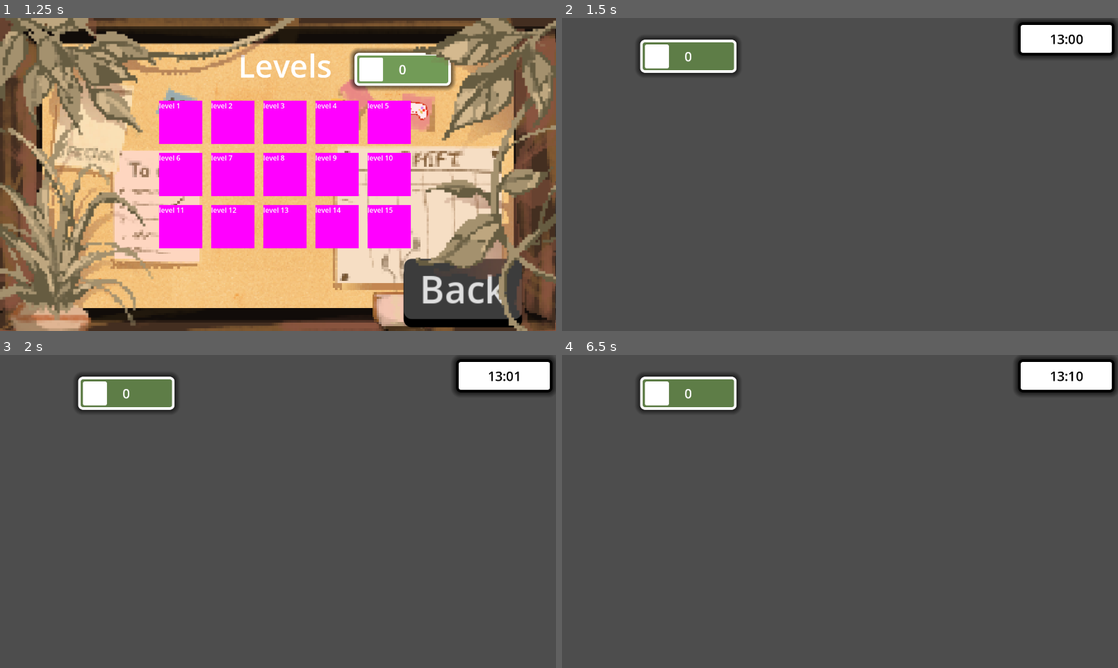
Above: before the commit, frames 1-4 (two rows, left to right).
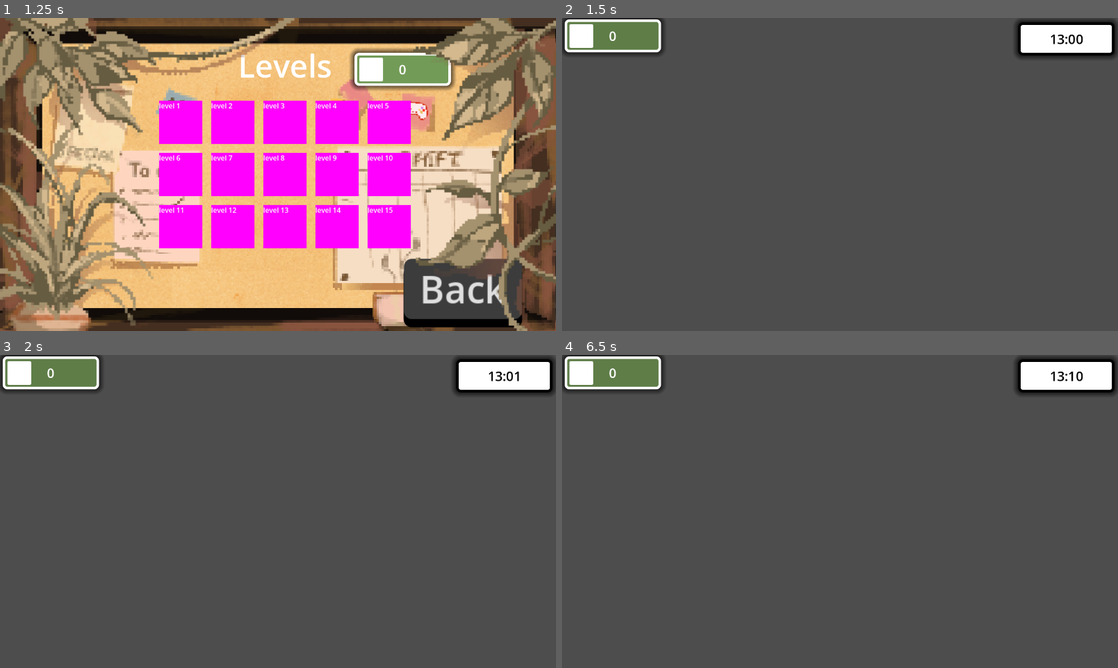
Above: after the commit, the same moments.

Repository: Project-Pixel-UoS/Brew-n-Buzz
Game: Godot game, scene res://scenes/main_menu.tscn
Same seed, same stepped clock (60 frames per second), same inputs: the game is played once before the commit and once after it.
Inputs (mouse positions are in pixels of both pictures, inside the frame that each line leads up to):
- Up to frame 1 (1.25 s): click (278, 227) at 0.5 s
- Up to frame 2 (1.5 s): click "level 1" at 1.25 s
- Up to frame 3 (2 s): no input
- Up to frame 4 (6.5 s): tap Enter at 2.75, 5.75 s; tap Space at 4.25 s

Frame 1 is identical in both runs. In frame 2, 4.0% of the frame differs, in the area x 0-32%, y 0-19%; in frame 3, 4.0%; in frame 4, 4.0%.

Commit message:
test commit

Diff:
--- a/scenes/level_1.tscn
+++ b/scenes/level_1.tscn
@@ -78,10 +78,10 @@
 text = "00:00"
 
 [node name="MoneyContainer" type="Panel" parent="."]
-offset_left = 180.0
-offset_top = 50.0
-offset_right = 402.0
-offset_bottom = 126.0
+offset_left = 6.0
+offset_top = 3.0
+offset_right = 228.0
+offset_bottom = 79.0
 theme_override_styles/panel = SubResource("StyleBoxFlat_0l01m")
 
 [node name="ImageFrame" type="Panel" parent="MoneyContainer"]
